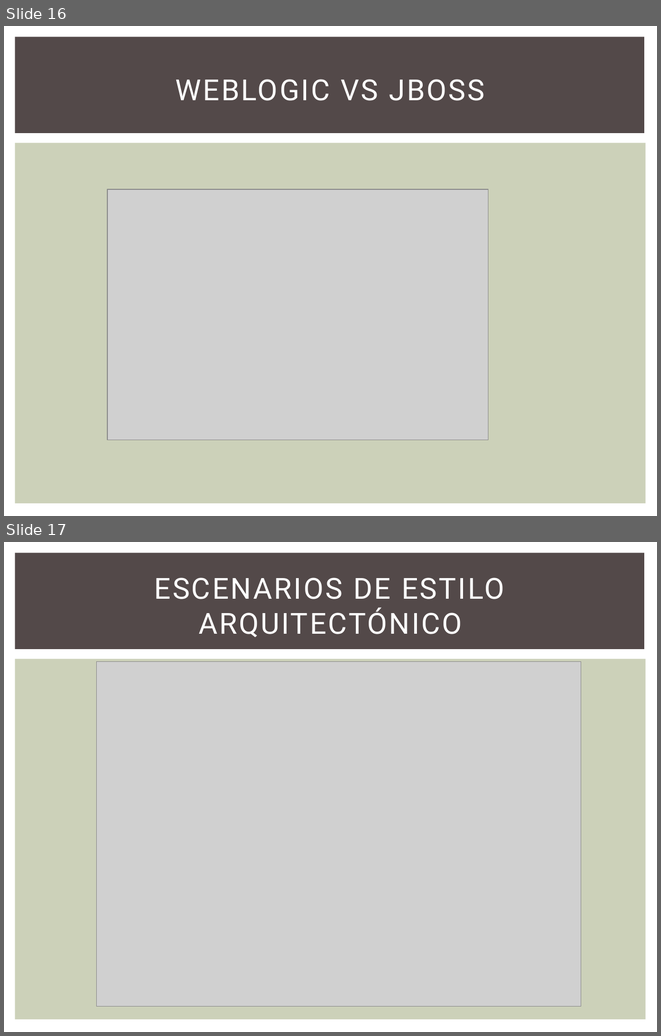
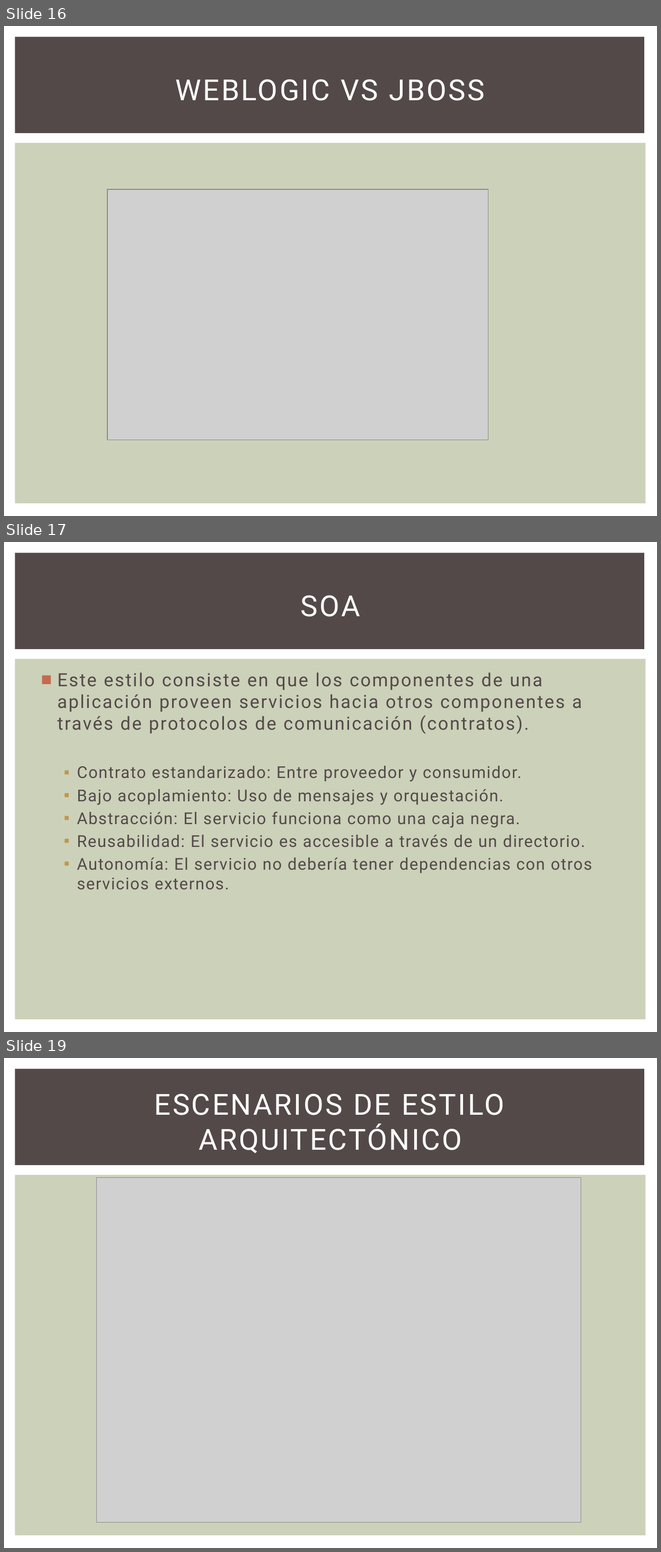
Before and after one commit to GesekCore/Arquitectura-de-Software-2015-01, a slide deck: Ptts.pptx. Shown one above the other, each under a label of ours: slides 16 and 17 before the commit, slides 16, 17 and 19 after it; the slides between them are not shown. The pictures are 661x1036 and 661x1552 pixels, drawn with LibreOffice and Linux fonts; fonts in the diff are those of the drawing; grey boxes stand for pictures. Boxes give left, top, right and bottom in pixels: in the first picture for what was removed or moved away, otherwise in the second. Text is boxed around its words. In the diff, an @@ line names an element or a change of style, - is before the commit and + after.

```diff
--- a/Ptts.pptx
+++ b/Ptts.pptx
@@ slide 17 added at box(4, 542, 657, 1032), background #FFFFFF; not listed: 2 template elements that a slide beside it also shows @@
@@ title added at box(301, 595, 360, 617), 32 pt, text #FFFFFF @@
+SOA
@@ text added at box(58, 672, 592, 889), 18 pt, text #534949 @@
+■ Este estilo consiste en que los componentes de una aplicación proveen servicios hacia otros componentes a través de protocolos de comunicación (contratos).
+  ▪ Contrato estandarizado: Entre proveedor y consumidor.
+  ▪ Bajo acoplamiento: Uso de mensajes y orquestación.
+  ▪ Abstracción: El servicio funciona como una caja negra.
+  ▪ Reusabilidad: El servicio es accesible a través de un directorio.
+  ▪ Autonomía: El servicio no debería tener dependencias con otros servicios externos.
@@ what was slide 17 is now slide 19 @@
```
Also in this commit, not shown: 1 other slide added, 1 other file.
